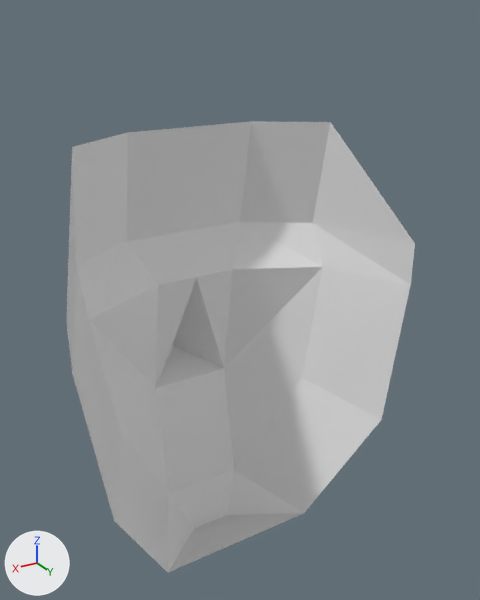
A saved change to the OBJ model teardown/wwf-no-mercy/models/face/model_13EC.obj.
Before and after are seen from a 50 mm camera at (13.5, 14.4, 27.5) aimed at (-1.3, -10.1, 15.2). Arrows for +X, +Y and +Z are at lower left; the lights stay in place. The first picture is the older version. Where no turn or scale is listed for an object, it has been applied to the vertices.

The first picture shows 'model_13EC'.
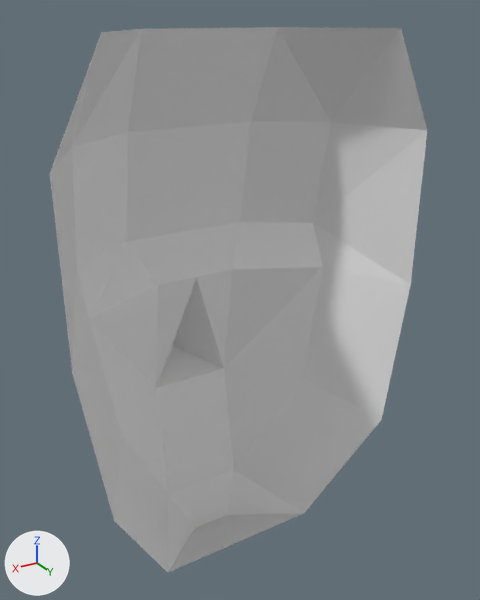
What differs and where, as boxes [x1, y1, x2, y2] in the pictures (480 x 600 px):
'model_13EC', reshaped (8% wider, 21% taller): before [66, 121, 415, 572]; after [50, 27, 427, 572]
part 1 of me_model_13ec, built on: before [66, 122, 415, 320]; after [50, 27, 427, 320]

The change, as a list of edits to the scene's bpy script:
```text
Change me_model_13ec:
    used by ob_model_13ec
    remove me_model_13ec.from_pydata(...)  # 30 vertices, 46 faces; spans x -8.0..8.0, y -15.0..-6.0, z 2.0..23.0
    add me_model_13ec.from_pydata(...)  # 36 vertices, 56 faces; spans x -8.0..8.0, y -15.0..-6.0, z 2.0..27.0
    me_model_13ec part 1
    2 faces are deleted
    6 vertices are added at (-8.0, -6.0, 23.0), (-3.0, -10.0, 27.0), (-6.0, -6.0, 27.0), (6.0, -6.0, 27.0), (3.0, -10.0, 27.0), (8.0, -6.0, 23.0)
    12 new faces join them
```
